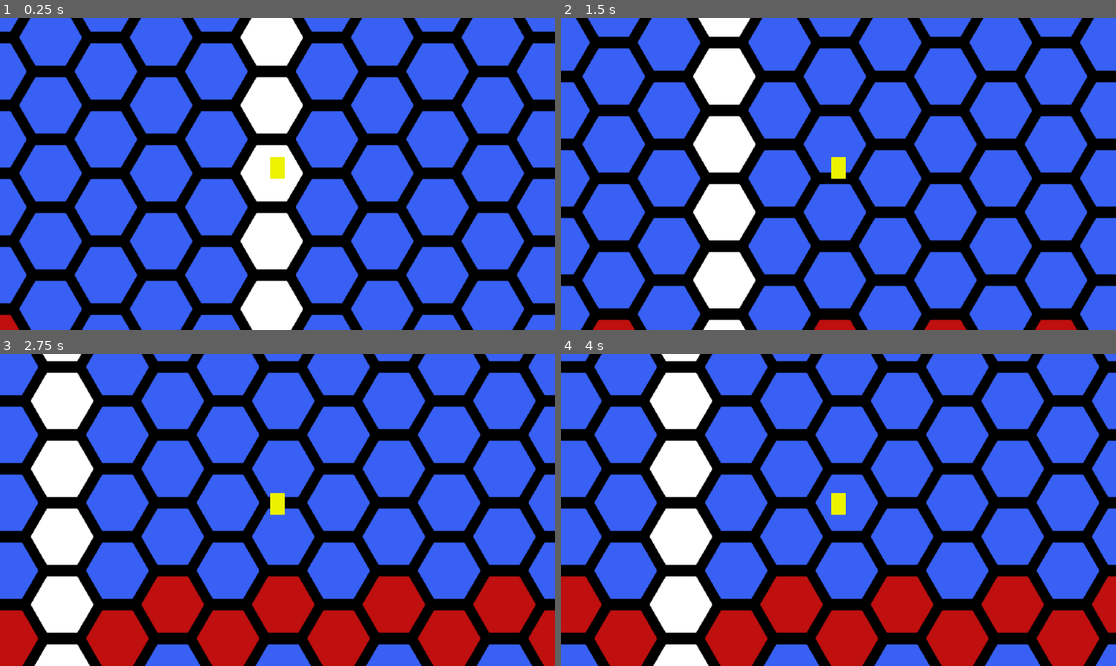
Above: before the commit, frames 1-4 (two rows, left to right).
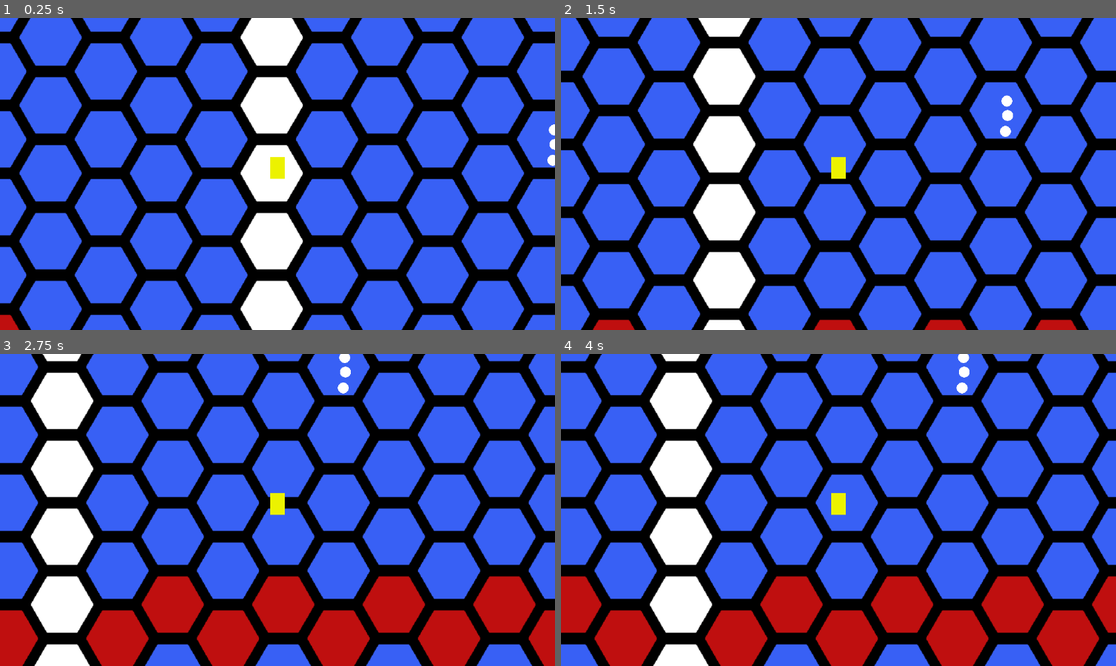
Above: after the commit, the same moments.

Repository: cjack-chmod/ProjectBH
Game: Godot game, scene res://scenes/main.tscn
Two runs of this game, one before a commit and one after it. Both use one fixed random seed, a clock stepped at 60 frames per second and the inputs below.
Inputs (mouse positions are in pixels of both pictures, inside the frame that each line leads up to):
- Up to frame 1 (0.25 s): no input
- Up to frame 2 (1.5 s): tap Enter at 0.5 s; move the mouse to (960, 158) at 0.52 s; hold D (right) 0.53-1.28 s; click (960, 158) at 0.67 s; move the mouse to (727, 189) at 1.27 s; hold S (down) from 1.28 s (still down)
- Up to frame 3 (2.75 s): move the mouse to (333, 441) at 2.02 s; release S (down) at 2.03 s; hold D (right) from 2.03 s (still down)
- Up to frame 4 (4 s): move the mouse to (810, 572) at 2.77 s; release D (right) at 2.78 s; hold Q (left_up) 2.78-3.53 s; click (810, 572) at 2.92 s; tap Space at 3.5 s; move the mouse to (1005, 556) at 3.52 s; hold A (left) from 3.53 s (still down)

The runs differ from the first frame. In frame 1, 0.1% of the frame differs, in the area x 98-100%, y 34-48%; in frame 2, 0.2%, in the area x 79-82%, y 24-39%; in frame 3, 0.2%; in frame 4, 0.2%.

Commit message:
adding basic bullet that hurts

Diff:
--- /dev/null
+++ b/scenes/game_objects/bullet/bullet.gd
@@ -0,0 +1,19 @@
+extends CharacterBody2D
+
+var starting_x_vel: float = 0.0
+var starting_y_vel: float = 0.0
+
+
+# Called when the node enters the scene tree for the first time.
+func _ready() -> void:
+	velocity = Vector2(starting_x_vel, starting_y_vel)
+
+
+func _physics_process(_delta: float) -> void:
+	move_and_slide()
+
+
+func _on_hurt_box_body_entered(body: Node2D) -> void:
+	if body.has_method("take_damage"):
+		body.take_damage(10.0)
+		call_deferred("queue_free")
--- /dev/null
+++ b/scenes/game_objects/bullet/bullet.tscn
@@ -0,0 +1,23 @@
+[gd_scene load_steps=4 format=3 uid="uid://bkdljm38sr1jq"]
+
+[ext_resource type="Script" path="res://scenes/game_objects/bullet/bullet.gd" id="1_866sv"]
+
+[sub_resource type="SphereMesh" id="SphereMesh_j30c2"]
+radius = 7.5
+height = 15.0
+
+[sub_resource type="CircleShape2D" id="CircleShape2D_pjoso"]
+radius = 8.0
+
+[node name="Bullet" type="CharacterBody2D"]
+script = ExtResource("1_866sv")
+
+[node name="MeshInstance2D" type="MeshInstance2D" parent="."]
+mesh = SubResource("SphereMesh_j30c2")
+
+[node name="HurtBox" type="Area2D" parent="."]
+
+[node name="CollisionShape2D" type="CollisionShape2D" parent="HurtBox"]
+shape = SubResource("CircleShape2D_pjoso")
+
+[connection signal="body_entered" from="HurtBox" to="." method="_on_hurt_box_body_entered"]
--- a/scenes/game_objects/towers/ExampleTower.tscn
+++ b/scenes/game_objects/towers/ExampleTower.tscn
@@ -1,10 +1,13 @@
-[gd_scene load_steps=2 format=3 uid="uid://bpxt2mk74udo5"]
+[gd_scene load_steps=3 format=3 uid="uid://bpxt2mk74udo5"]
+
+[ext_resource type="Script" path="res://scripts/game_objects/buildings/tower_bullet_spawner.gd" id="1_vcf2l"]
 
 [sub_resource type="RectangleShape2D" id="RectangleShape2D_tjc32"]
 size = Vector2(40, 54.5)
 
 [node name="ExampleTower" type="StaticBody2D"]
 z_index = 1
+script = ExtResource("1_vcf2l")
 
 [node name="ColorRect" type="ColorRect" parent="."]
 offset_left = -20.0
--- a/scenes/main.tscn
+++ b/scenes/main.tscn
@@ -1,7 +1,8 @@
-[gd_scene load_steps=4 format=3 uid="uid://cul0jw30yqmv7"]
+[gd_scene load_steps=5 format=3 uid="uid://cul0jw30yqmv7"]
 
 [ext_resource type="PackedScene" uid="uid://b511scjyws11e" path="res://scenes/tilemaps/hex_tilemap.tscn" id="1_ho06m"]
 [ext_resource type="PackedScene" uid="uid://dgfjj60ulo8mg" path="res://scenes/player/player.tscn" id="2_jflqx"]
+[ext_resource type="PackedScene" uid="uid://bkdljm38sr1jq" path="res://scenes/game_objects/bullet/bullet.tscn" id="4_7fnsc"]
 [ext_resource type="Script" path="res://scripts/game_objects/buildings/building_spawner.gd" id="4_opsof"]
 
 [node name="Main" type="Node2D"]
@@ -14,3 +15,12 @@
 
 [node name="BuildingLayer" type="Node" parent="."]
 script = ExtResource("4_opsof")
+
+[node name="Bullet" parent="." instance=ExtResource("4_7fnsc")]
+position = Vector2(-17, -154)
+
+[node name="Bullet2" parent="." instance=ExtResource("4_7fnsc")]
+position = Vector2(-16, -134)
+
+[node name="Bullet3" parent="." instance=ExtResource("4_7fnsc")]
+position = Vector2(-19, -112)
--- /dev/null
+++ b/scripts/game_objects/buildings/tower_bullet_spawner.gd
@@ -0,0 +1,5 @@
+extends StaticBody2D
+
+
+func _ready() -> void:
+	pass
--- a/scripts/player/player.gd
+++ b/scripts/player/player.gd
@@ -98,7 +98,7 @@
 
 
 # Minus Health and die if less than 0
-func _take_damage(_damage: float) -> void:
+func take_damage(_damage: float) -> void:
 	_current_health -= _damage
 	GlobalEvents.emit_player_health_changed(_current_health, _max_health)
 	if _current_health <= 0:
